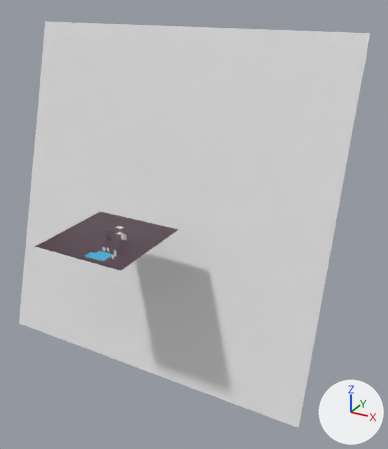
An edit to the Blender file src/commonMain/assetsSource/map.blend, drawn before and after from the same camera.
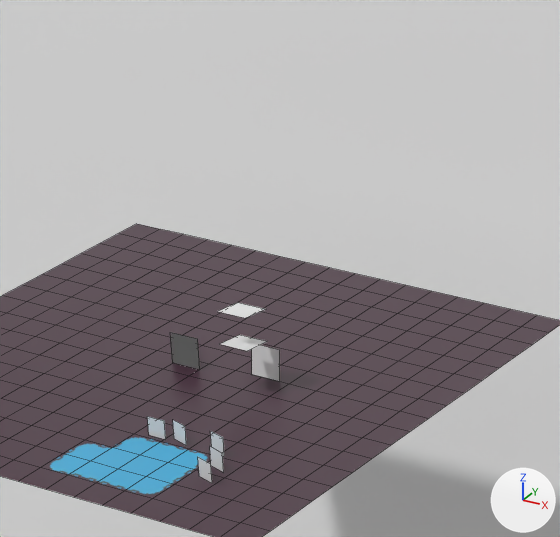
Old and new are each drawn whole from a 50 mm lens placed at (100.0, -125.1, 73.8), pointed at (17.4, 25.2, -1.3) and again close up on the part from 19% to 46% of the width and 38% to 60% of the height. The lights are fixed; the arrows at lower right show +X, +Y and +Z. The close-ups show mesh edges as thin lines.

In view in the first close-up: 'Plane', 'Plane.006', 'enemy1', 'player'.
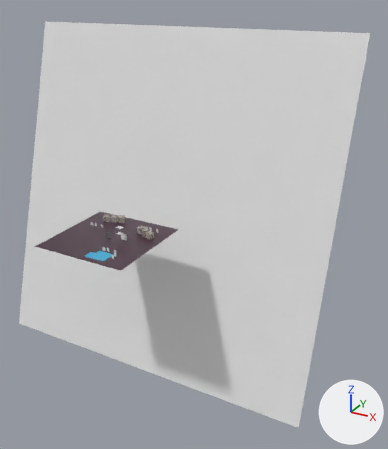
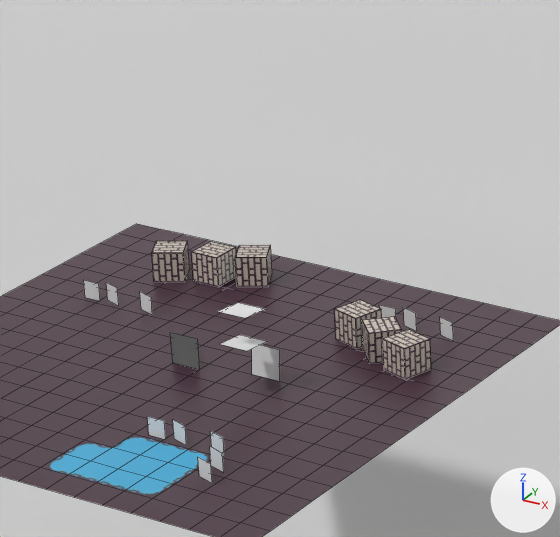
What changed in the scene script:
```text
Add me_cube:
    me_cube.from_pydata(...)  # a box spanning x -1.0..1.0, y -1.0..1.0, z -1.0..1.0
    me_cube.materials.append(mat_material)  # picture img_colored_packed_png
Add ob_cube_005:
    ob_cube_005 = bpy.data.objects.new('Cube.005', me_cube)
    ob_cube_005.location = (6.84, 8.16, 1.02)
    ob_cube_005.rotation_euler = (0.0, 0.0, -0.287)  # degrees (0, 0, -16)
Add ob_cube_004:
    ob_cube_004 = bpy.data.objects.new('Cube.004', me_cube)
    ob_cube_004.location = (11.76, 5.94, 1.02)
    ob_cube_004.rotation_euler = (0.0, 0.0, -0.287)  # degrees (0, 0, -16)
Add ob_cube_003:
    ob_cube_003 = bpy.data.objects.new('Cube.003', me_cube)
    ob_cube_003.location = (9.42, 6.85, 1.05)
    ob_cube_003.rotation_euler = (0.0, 0.0, -0.791)  # degrees (0, 0, -45)
Add ob_cube_002:
    ob_cube_002 = bpy.data.objects.new('Cube.002', me_cube)
    ob_cube_002.location = (-9.03, 10.49, 1.02)
    ob_cube_002.rotation_euler = (0.0, 0.0, 0.504)  # degrees (0, 0, 29)
Add ob_cube_001:
    ob_cube_001 = bpy.data.objects.new('Cube.001', me_cube)
    ob_cube_001.location = (-3.99, 12.43, 1.02)
    ob_cube_001.rotation_euler = (0.0, 0.0, 0.504)  # degrees (0, 0, 29)
Add ob_cube:
    ob_cube = bpy.data.objects.new('Cube', me_cube)
    ob_cube.location = (-6.28, 11.4, 1.05)
Add ob_plane_012:
    ob_plane_012 = bpy.data.objects.new('Plane.012', me_plane_003)
    ob_plane_012.location = (11.47, 10.74, 0.68)
    ob_plane_012.rotation_euler = (1.571, 0.0, -0.308)  # degrees (90, 0, -18)
    ob_plane_012.scale = (0.6, 0.6, 0.6)
Add ob_plane_011:
    ob_plane_011 = bpy.data.objects.new('Plane.011', me_plane_003)
    ob_plane_011.location = (8.76, 10.87, 0.68)
    ob_plane_011.rotation_euler = (1.571, 0.0, -0.308)  # degrees (90, 0, -18)
    ob_plane_011.scale = (0.6, 0.6, 0.6)
Add ob_plane_010:
    ob_plane_010 = bpy.data.objects.new('Plane.010', me_plane_003)
    ob_plane_010.location = (7.17, 10.85, 0.58)
    ob_plane_010.rotation_euler = (1.571, 0.0, 0.0)  # degrees (90, 0, 0)
    ob_plane_010.scale = (0.6, 0.6, 0.6)
Add ob_plane_009:
    ob_plane_009 = bpy.data.objects.new('Plane.009', me_plane_003)
    ob_plane_009.location = (-6.82, 5.06, 0.68)
    ob_plane_009.rotation_euler = (1.571, 0.0, -0.308)  # degrees (90, 0, -18)
    ob_plane_009.scale = (0.6, 0.6, 0.6)
Add ob_plane_008:
    ob_plane_008 = bpy.data.objects.new('Plane.008', me_plane_003)
    ob_plane_008.location = (-9.53, 5.18, 0.68)
    ob_plane_008.rotation_euler = (1.571, 0.0, -0.308)  # degrees (90, 0, -18)
    ob_plane_008.scale = (0.6, 0.6, 0.6)
Add ob_plane_007:
    ob_plane_007 = bpy.data.objects.new('Plane.007', me_plane_003)
    ob_plane_007.location = (-11.12, 5.16, 0.58)
    ob_plane_007.rotation_euler = (1.571, 0.0, 0.0)  # degrees (90, 0, 0)
    ob_plane_007.scale = (0.6, 0.6, 0.6)
```

Pixel boxes [x1, y1, x2, y2] of what changed, in the close-ups (560 x 537 px):
'Cube.004', added: after [382, 329, 431, 379]
'Cube', added: after [191, 241, 236, 287]
'Cube.001', added: after [235, 245, 272, 287]
'Cube.002', added: after [152, 241, 190, 282]
'Cube.005', added: after [334, 300, 382, 349]
'Cube.003', added: after [362, 316, 401, 364]
'Plane.007', added: after [84, 280, 100, 301]
'Plane.012', added: after [440, 317, 453, 340]
'Plane.011', added: after [403, 307, 417, 331]
'Plane.009', added: after [140, 292, 152, 315]
'Plane.008', added: after [106, 282, 119, 306]
'Plane.010', added: after [379, 305, 396, 318]
